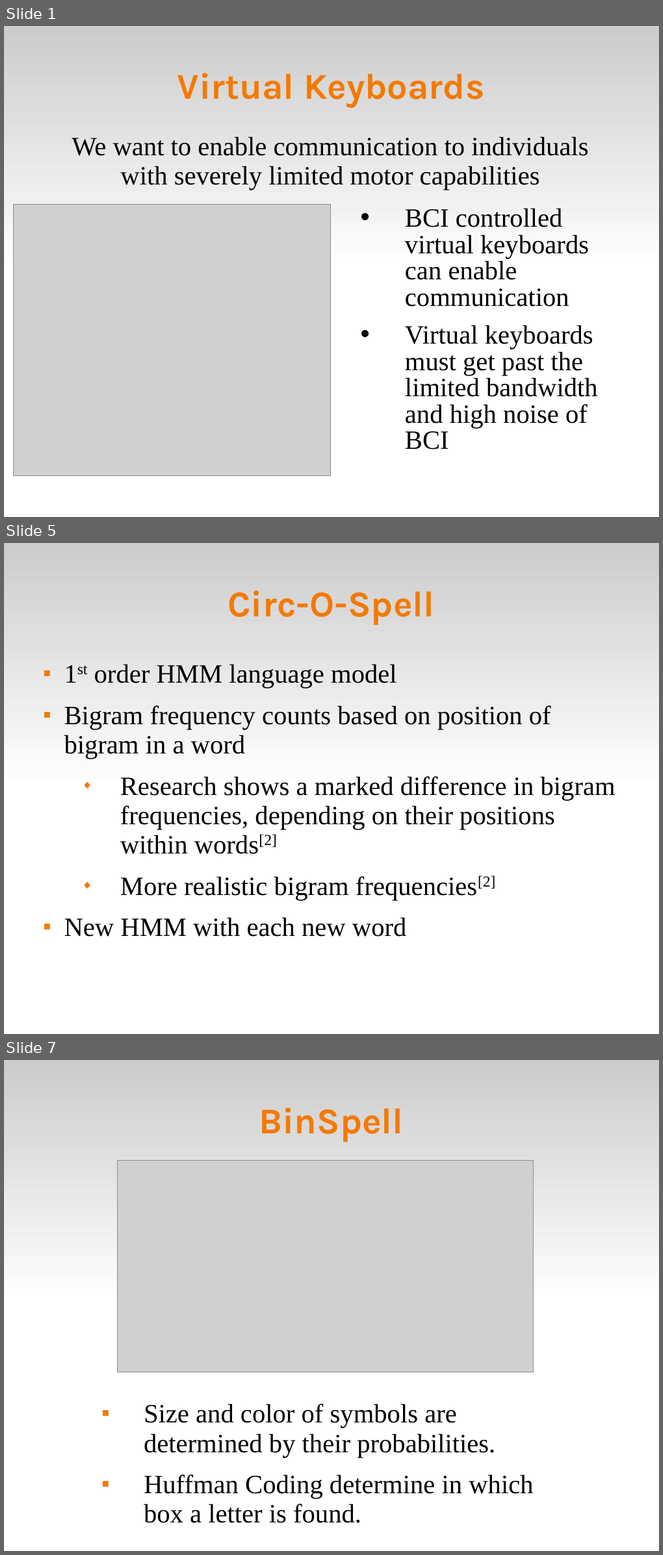
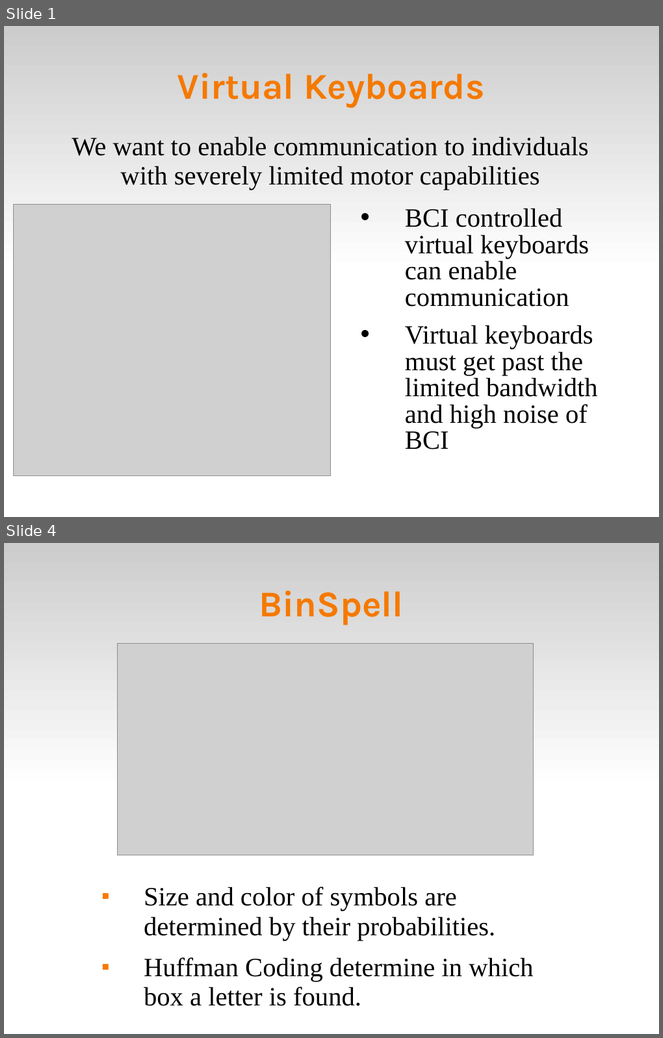
Before and after one commit to abdullah38rcc/BCI-Virtual-Keyboard, a slide deck: master's/docs/virtKey.ppt. Shown one above the other, each under a label of ours: slides 1, 5 and 7 before the commit, slides 1 and 4 after it; the slides between them are not shown. The pictures are 663x1555 and 663x1038 pixels, drawn with LibreOffice and Linux fonts; fonts in the diff are those of the drawing; grey boxes stand for pictures. Boxes give left, top, right and bottom in pixels: in the first picture for what was removed or moved away, otherwise in the second. Text is boxed around its words. In the diff, an @@ line names an element or a change of style, - is before the commit and + after.

Commit message:
* pruning circ-o-spell slides *

```diff
--- a/master's/docs/virtKey.ppt
+++ b/master's/docs/virtKey.ppt
@@ slide 5 removed at (x1=4, y1=543, x2=659, y2=1034), background #FFFFFF; not listed: 1 template element that a slide beside it also shows @@
@@ title removed at (x1=228, y1=590, x2=434, y2=626) @@
-Circ-O-Spell
@@ text removed at (x1=64, y1=664, x2=616, y2=937) @@
-■ 1st order HMM language model
-■ Bigram frequency counts based on position of bigram in a word
-  ◆ Research shows a marked difference in bigram frequencies, depending on their positions within words[2]
-  ◆ More realistic bigram frequencies[2]
-■ New HMM with each new word
@@ what was slide 7 is now slide 4 @@
```
Also in this commit, not shown: 2 slides changed, 2 other slides removed.
